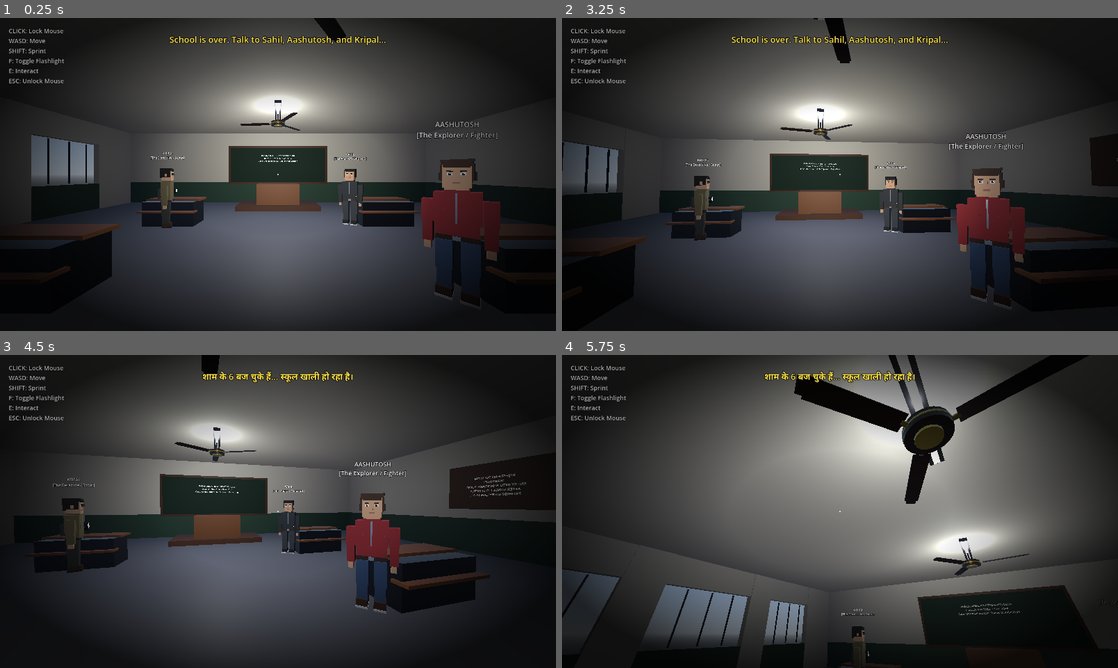
Above: before the commit, frames 1-4 (two rows, left to right).
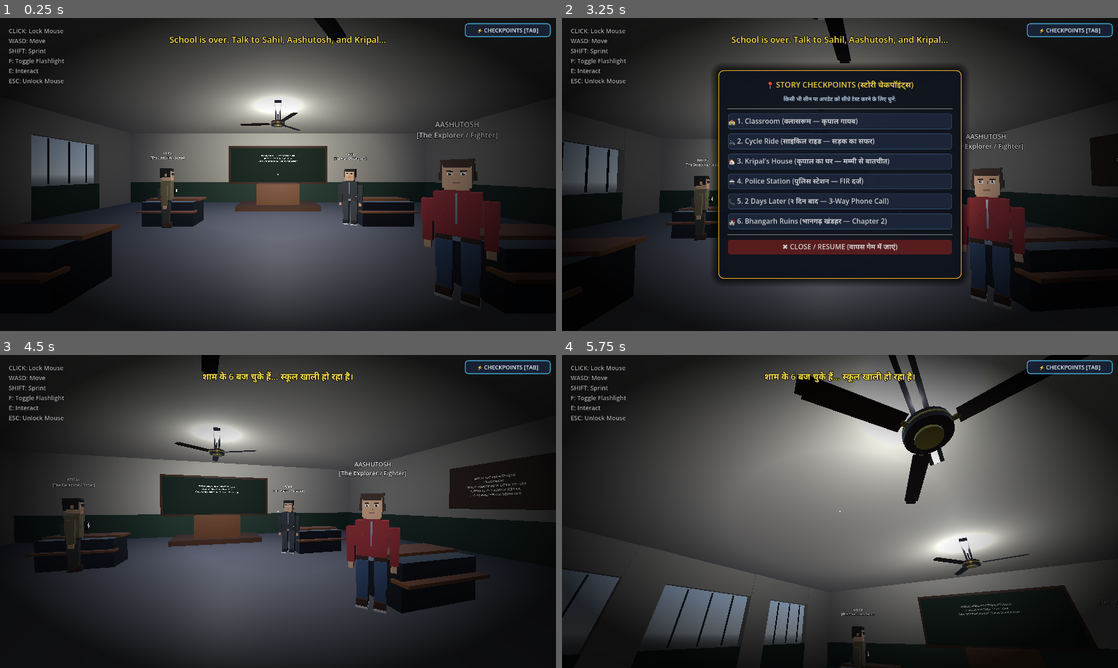
Above: after the commit, the same moments.

Repository: Sahil13092008/HorrorMission
Game: Godot game, scene res://scenes/classroom.tscn
Same seed, same stepped clock (60 frames per second), same inputs: the game is played once before the commit and once after it. Sound files missing from this copy of the repository are replaced by a short silence.
Inputs (mouse positions are in pixels of both pictures, inside the frame that each line leads up to):
- Up to frame 1 (0.25 s): no input
- Up to frame 2 (3.25 s): click (1067, 30) at 0.5 s, where only the run after the commit has a clickable "⚡ CHECKPOINTS [TAB]"; tap Enter at 1.25 s; move the mouse to (867, 174) at 1.27 s; hold Up (ui_up) from 1.28 s (still down); tap Tab at 1.35, 3.05 s; click (867, 174) at 1.42 s; tap Space at 1.52, 2.27 s; tap F at 1.55, 2.1 s; move the mouse to (812, 174) at 2.02 s; click (812, 174) at 2.17 s; tap E at 2.3, 2.85 s; move the mouse to (851, 168) at 2.77 s; click (851, 168) at 2.92 s
- Up to frame 3 (4.5 s): keep holding Up (ui_up); move the mouse to (272, 517) at 3.52 s; tap Tab at 3.6 s; click (272, 517) at 3.67 s; tap Space at 3.77 s; tap F at 3.8 s; move the mouse to (316, 514) at 4.27 s; tap Enter at 4.35 s; click (316, 514) at 4.42 s
- Up to frame 4 (5.75 s): tap Space at 4.52 s; tap E at 4.55 s; tap Escape at 4.9 s; release Up (ui_up) at 5 s; drag from (673, 464) to (756, 433) at 5.02 s

The runs differ from the first frame. In frame 1, 0.7% of the frame differs, in the area x 83-100%, y 1-7%; in frame 2, 29%, in the area x 26-100%, y 1-86%; in frame 3, 0.7%; in frame 4, 0.7%.

Commit message:
Implement global Story Checkpoints & Skip system (TAB menu), fix 2 Days Later transition with direct button & packed scene fallback, and add safe runtime audio loading

Diff:
--- a/project.godot
+++ b/project.godot
@@ -7,6 +7,10 @@
 ;   param=value ; assign values to parameters
 
 config_version=5
+
+[autoload]
+
+CheckpointManager="*res://scripts/checkpoint_manager.gd"
 
 [animation]
 
--- a/scenes/phone_call_convo.tscn
+++ b/scenes/phone_call_convo.tscn
@@ -1,15 +1,7 @@
 [gd_scene format=3 uid="uid://phone_convo_2days_later_01"]
 
 [ext_resource type="Script" path="res://scripts/phone_call_convo.gd" id="1_script"]
-[ext_resource type="AudioStream" path="res://audio/phone_ring.wav" id="2_ring"]
-[ext_resource type="AudioStream" path="res://audio/phone_pickup.wav" id="3_pickup"]
-[ext_resource type="AudioStream" path="res://audio/rain_night_ambient.wav" id="4_rain"]
-[ext_resource type="AudioStream" path="res://audio/call_aashu_1.mp3" id="5_aashu1"]
-[ext_resource type="AudioStream" path="res://audio/call_player_1.mp3" id="6_player1"]
-[ext_resource type="AudioStream" path="res://audio/call_sahil_1.mp3" id="7_sahil1"]
-[ext_resource type="AudioStream" path="res://audio/call_player_2.mp3" id="8_player2"]
-[ext_resource type="AudioStream" path="res://audio/call_sahil_2.mp3" id="9_sahil2"]
-[ext_resource type="AudioStream" path="res://audio/call_aashu_2.mp3" id="10_aashu2"]
+[ext_resource type="AudioStream" path="res://audio/ambience.wav" id="2_ambience"]
 
 [sub_resource type="StandardMaterial3D" id="Mat_Floor"]
 albedo_color = Color(0.32, 0.34, 0.36, 1)
@@ -362,7 +354,7 @@
 volume_db = 1.0
 
 [node name="RainAudio" type="AudioStreamPlayer" parent="Audio"]
-stream = ExtResource("4_rain")
+stream = ExtResource("2_ambience")
 volume_db = -12.0
 autoplay = true
 
@@ -1622,6 +1614,12 @@
 theme_override_colors/font_color = Color(1.0, 0.85, 0.35, 1)
 theme_override_font_sizes/font_size = 15
 text = "🧢 SAHIL [ONLINE]"
+
+[node name="SkipCallBtn" type="Button" parent="PhoneUI/TopCallBar/Margin/HBox"]
+layout_mode = 2
+theme_override_colors/font_color = Color(1.0, 0.85, 0.4, 1)
+theme_override_font_sizes/font_size = 13
+text = "⏭️ SKIP CALL [S]"
 
 [node name="SubtitlePanel" type="PanelContainer" parent="PhoneUI"]
 anchors_preset = 12
--- a/scenes/police_station.tscn
+++ b/scenes/police_station.tscn
@@ -1645,6 +1645,19 @@
 offset_bottom = 58.0
 grow_horizontal = 0
 text = "👁️ [V] VIEW: 1ST PERSON"
+
+[node name="SkipToCallBtn" type="Button" parent="PoliceUI/HUD"]
+layout_mode = 1
+anchors_preset = 1
+anchor_left = 1.0
+anchor_right = 1.0
+offset_left = -220.0
+offset_top = 66.0
+offset_right = -20.0
+offset_bottom = 102.0
+grow_horizontal = 0
+theme_override_colors/font_color = Color(1.0, 0.85, 0.35, 1)
+text = "⏩ SKIP TO PHONE CALL"
 
 [node name="DialogueBox" type="PanelContainer" parent="PoliceUI"]
 layout_mode = 1
@@ -1868,7 +1881,7 @@
 anchor_bottom = 1.0
 grow_horizontal = 2
 grow_vertical = 2
-mouse_filter = 2
+mouse_filter = 0
 color = Color(0, 0, 0, 1)
 
 [node name="VBox" type="VBoxContainer" parent="PoliceUI/TwoDaysLaterScreen"]
@@ -1919,6 +1932,13 @@
 text = "[CLICK OR SPACE TO CONTINUE ➔]"
 horizontal_alignment = 1
 
+[node name="StartCallBtn" type="Button" parent="PoliceUI/TwoDaysLaterScreen/VBox"]
+layout_mode = 2
+custom_minimum_size = Vector2(340, 50)
+theme_override_colors/font_color = Color(1.0, 0.9, 0.35, 1)
+theme_override_font_sizes/font_size = 17
+text = "📞 START 3-WAY PHONE CALL (बातचीत शुरू करें) ➔"
+
 [node name="ChapterEndCard" type="PanelContainer" parent="PoliceUI"]
 layout_mode = 1
 anchors_preset = 8
--- /dev/null
+++ b/scripts/checkpoint_manager.gd
@@ -0,0 +1,258 @@
+extends CanvasLayer
+
+# ==============================================================
+# CHECKPOINT_MANAGER.GD
+# Global Autoload Singleton for Instant Checkpoints & Scene Skips
+# Allows the player to jump to any part of the story instantly,
+# skip scenes, or recover if ever stuck.
+# ==============================================================
+
+var checkpoint_ui: Control
+var menu_panel: PanelContainer
+var toggle_btn: Button
+var is_menu_open: bool = false
+var prev_mouse_mode: Input.MouseMode = Input.MOUSE_MODE_VISIBLE
+
+# List of story checkpoints
+const CHECKPOINTS = [
+	{
+		"id": "classroom",
+		"title": "🏫 1. Classroom (क्लासरूम — कृपाल गायब)",
+		"scene": "res://scenes/classroom.tscn",
+		"desc": "School classroom, realization Kripal is missing, cycle rush."
+	},
+	{
+		"id": "cycle_ride",
+		"title": "🚲 2. Cycle Ride (साइकिल राइड — सड़क का सफर)",
+		"scene": "res://scenes/cycle_ride.tscn",
+		"desc": "Bicycle ride with friends towards Kripal's house."
+	},
+	{
+		"id": "kripal_house",
+		"title": "🏠 3. Kripal's House (कृपाल का घर — मम्मी से बातचीत)",
+		"scene": "res://scenes/street_to_kripal.tscn",
+		"desc": "Street outside Kripal's house, talking to Kripal's worried mother."
+	},
+	{
+		"id": "police_station",
+		"title": "🚔 4. Police Station (पुलिस स्टेशन — FIR दर्ज)",
+		"scene": "res://scenes/police_station.tscn",
+		"desc": "Pansemal Police Station, Inspector Sharma, official missing report."
+	},
+	{
+		"id": "phone_call",
+		"title": "📞 5. 2 Days Later (२ दिन बाद — 3-Way Phone Call)",
+		"scene": "res://scenes/phone_call_convo.tscn",
+		"desc": "3 friends in their bedrooms on group phone call, Bhangarh decision."
+	},
+	{
+		"id": "bhangarh_ruins",
+		"title": "🏰 6. Bhangarh Ruins (भानगढ़ खंडहर — Chapter 2)",
+		"scene": "res://scenes/bhangarh_ruins.tscn",
+		"desc": "Expedition starts at Bhangarh Fort ruins at midnight."
+	}
+]
+
+func _ready() -> void:
+	layer = 120 # Above all other HUDs
+	process_mode = Node.PROCESS_MODE_ALWAYS # Runs even when paused
+
+	build_ui()
+
+func build_ui() -> void:
+	checkpoint_ui = Control.new()
+	checkpoint_ui.name = "CheckpointRoot"
+	checkpoint_ui.anchors_preset = Control.PRESET_FULL_RECT
+	checkpoint_ui.anchor_right = 1.0
+	checkpoint_ui.anchor_bottom = 1.0
+	checkpoint_ui.mouse_filter = Control.MOUSE_FILTER_IGNORE
+	add_child(checkpoint_ui)
+
+	# Top-Right Floating Fast-Travel Button
+	toggle_btn = Button.new()
+	toggle_btn.text = "⚡ CHECKPOINTS [TAB]"
+	toggle_btn.tooltip_text = "Press [TAB] or click to jump to any chapter/checkpoint"
+	toggle_btn.anchors_preset = Control.PRESET_TOP_RIGHT
+	toggle_btn.anchor_left = 1.0
+	toggle_btn.anchor_right = 1.0
+	toggle_btn.offset_left = -210
+	toggle_btn.offset_top = 12
+	toggle_btn.offset_right = -12
+	toggle_btn.offset_bottom = 44
+	toggle_btn.focus_mode = Control.FOCUS_NONE
+
+	# Style for Toggle Button
+	var btn_style = StyleBoxFlat.new()
+	btn_style.bg_color = Color(0.1, 0.14, 0.22, 0.88)
+	btn_style.border_width_left = 2
+	btn_style.border_width_top = 2
+	btn_style.border_width_right = 2
+	btn_style.border_width_bottom = 2
+	btn_style.border_color = Color(0.3, 0.8, 1.0, 0.8)
+	btn_style.corner_radius_top_left = 8
+	btn_style.corner_radius_top_right = 8
+	btn_style.corner_radius_bottom_right = 8
+	btn_style.corner_radius_bottom_left = 8
+	toggle_btn.add_theme_stylebox_override("normal", btn_style)
+
+	var btn_hover = btn_style.duplicate()
+	btn_hover.bg_color = Color(0.2, 0.35, 0.55, 0.95)
+	btn_hover.border_color = Color(0.5, 1.0, 0.5, 1.0)
+	toggle_btn.add_theme_stylebox_override("hover", btn_hover)
+
+	toggle_btn.add_theme_color_override("font_color", Color(0.9, 0.95, 1.0))
+	toggle_btn.add_theme_font_size_override("font_size", 13)
+	toggle_btn.pressed.connect(toggle_menu)
+	checkpoint_ui.add_child(toggle_btn)
+
+	# Modal Checkpoint Dialog
+	menu_panel = PanelContainer.new()
+	menu_panel.anchors_preset = Control.PRESET_CENTER
+	menu_panel.anchor_left = 0.5
+	menu_panel.anchor_top = 0.5
+	menu_panel.anchor_right = 0.5
+	menu_panel.anchor_bottom = 0.5
+	menu_panel.offset_left = -280
+	menu_panel.offset_top = -240
+	menu_panel.offset_right = 280
+	menu_panel.offset_bottom = 240
+	menu_panel.visible = false
+
+	var panel_style = StyleBoxFlat.new()
+	panel_style.bg_color = Color(0.06, 0.08, 0.12, 0.96)
+	panel_style.border_width_left = 2
+	panel_style.border_width_top = 2
+	panel_style.border_width_right = 2
+	panel_style.border_width_bottom = 2
+	panel_style.border_color = Color(1.0, 0.75, 0.2, 0.9)
+	panel_style.corner_radius_top_left = 12
+	panel_style.corner_radius_top_right = 12
+	panel_style.corner_radius_bottom_right = 12
+	panel_style.corner_radius_bottom_left = 12
+	panel_style.shadow_size = 20
+	panel_style.shadow_color = Color(0, 0, 0, 0.8)
+	menu_panel.add_theme_stylebox_override("panel", panel_style)
+
+	var margin = MarginContainer.new()
+	margin.add_theme_constant_override("margin_left", 20)
+	margin.add_theme_constant_override("margin_top", 18)
+	margin.add_theme_constant_override("margin_right", 20)
+	margin.add_theme_constant_override("margin_bottom", 18)
+	menu_panel.add_child(margin)
+
+	var vbox = VBoxContainer.new()
+	vbox.add_theme_constant_override("separation", 10)
+	margin.add_child(vbox)
+
+	var title = Label.new()
+	title.text = "📍 STORY CHECKPOINTS (स्टोरी चेकपॉइंट्स)"
+	title.horizontal_alignment = HORIZONTAL_ALIGNMENT_CENTER
+	title.add_theme_color_override("font_color", Color(1.0, 0.85, 0.3))
+	title.add_theme_font_size_override("font_size", 18)
+	vbox.add_child(title)
+
+	var hint = Label.new()
+	hint.text = "किसी भी सीन या अपडेट को सीधे टेस्ट करने के लिए चुनें:"
+	hint.horizontal_alignment = HORIZONTAL_ALIGNMENT_CENTER
+	hint.add_theme_color_override("font_color", Color(0.75, 0.85, 0.95))
+	hint.add_theme_font_size_override("font_size", 12)
+	vbox.add_child(hint)
+
+	var sep = HSeparator.new()
+	vbox.add_child(sep)
+
+	# Buttons for each checkpoint
+	for cp in CHECKPOINTS:
+		var cp_btn = Button.new()
+		cp_btn.text = cp["title"]
+		cp_btn.tooltip_text = cp["desc"]
+		cp_btn.alignment = HORIZONTAL_ALIGNMENT_LEFT
+		cp_btn.custom_minimum_size = Vector2(0, 36)
+		cp_btn.focus_mode = Control.FOCUS_NONE
+
+		var bstyle = StyleBoxFlat.new()
+		bstyle.bg_color = Color(0.12, 0.16, 0.24, 0.9)
+		bstyle.border_width_left = 1
+		bstyle.border_width_top = 1
+		bstyle.border_width_right = 1
+		bstyle.border_width_bottom = 1
+		bstyle.border_color = Color(0.3, 0.5, 0.7, 0.6)
+		bstyle.corner_radius_top_left = 6
+		bstyle.corner_radius_top_right = 6
+		bstyle.corner_radius_bottom_right = 6
+		bstyle.corner_radius_bottom_left = 6
+		cp_btn.add_theme_stylebox_override("normal", bstyle)
+
+		var bhover = bstyle.duplicate()
+		bhover.bg_color = Color(0.2, 0.45, 0.7, 1.0)
+		bhover.border_color = Color(0.4, 0.9, 1.0, 1.0)
+		cp_btn.add_theme_stylebox_override("hover", bhover)
+
+		var scene_path = cp["scene"]
+		cp_btn.pressed.connect(func(): jump_to_scene(scene_path))
+		vbox.add_child(cp_btn)
+
+	var sep2 = HSeparator.new()
+	vbox.add_child(sep2)
+
+	var close_btn = Button.new()
+	close_btn.text = "✖ CLOSE / RESUME (वापस गेम में जाएं)"
+	close_btn.custom_minimum_size = Vector2(0, 34)
+	close_btn.focus_mode = Control.FOCUS_NONE
+
+	var cstyle = StyleBoxFlat.new()
+	cstyle.bg_color = Color(0.4, 0.12, 0.12, 0.9)
+	cstyle.corner_radius_top_left = 6
+	cstyle.corner_radius_top_right = 6
+	cstyle.corner_radius_bottom_right = 6
+	cstyle.corner_radius_bottom_left = 6
+	close_btn.add_theme_stylebox_override("normal", cstyle)
+	close_btn.pressed.connect(close_menu)
+	vbox.add_child(close_btn)
+
+	checkpoint_ui.add_child(menu_panel)
+
+func _unhandled_input(event: InputEvent) -> void:
+	if event is InputEventKey and event.pressed and not event.echo:
+		if event.keycode == KEY_TAB or event.keycode == KEY_F1:
+			toggle_menu()
+		elif event.keycode == KEY_ESCAPE and is_menu_open:
+			close_menu()
+
+func toggle_menu() -> void:
+	if is_menu_open:
+		close_menu()
+	else:
+		open_menu()
+
+func open_menu() -> void:
+	is_menu_open = true
+	prev_mouse_mode = Input.mouse_mode
+	Input.mouse_mode = Input.MOUSE_MODE_VISIBLE
+	menu_panel.visible = true
+	menu_panel.modulate.a = 0.0
+	var tw = create_tween()
+	tw.tween_property(menu_panel, "modulate:a", 1.0, 0.2)
+
+func close_menu() -> void:
+	is_menu_open = false
+	menu_panel.visible = false
+	if prev_mouse_mode == Input.MOUSE_MODE_CAPTURED:
+		Input.mouse_mode = Input.MOUSE_MODE_CAPTURED
+
+func jump_to_scene(scene_path: String) -> void:
+	close_menu()
+	Input.mouse_mode = Input.MOUSE_MODE_VISIBLE
+
+	# Verify target exists
+	if not ResourceLoader.exists(scene_path):
+		print("ERROR: Scene does not exist: ", scene_path)
+		return
+
+	print("Fast-traveling to checkpoint scene: ", scene_path)
+	var err = get_tree().change_scene_to_file(scene_path)
+	if err != OK:
+		print("change_scene_to_file failed with error %d, trying packed scene..." % err)
+		var ps = ResourceLoader.load(scene_path) as PackedScene
+		if ps:
+			get_tree().change_scene_to_packed(ps)
--- a/scripts/phone_call_convo.gd
+++ b/scripts/phone_call_convo.gd
@@ -35,17 +35,38 @@
 
 @onready var expedition_card: PanelContainer = $PhoneUI/ExpeditionCard
 @onready var proceed_btn: Button = $PhoneUI/ExpeditionCard/Margin/VBox/ProceedBtn
-
-# Preloaded Audio
-var sfx_ring = preload("res://audio/phone_ring.wav")
-var sfx_pickup = preload("res://audio/phone_pickup.wav")
-
-var stream_aashu_1 = preload("res://audio/call_aashu_1.mp3")
-var stream_player_1 = preload("res://audio/call_player_1.mp3")
-var stream_sahil_1 = preload("res://audio/call_sahil_1.mp3")
-var stream_player_2 = preload("res://audio/call_player_2.mp3")
-var stream_sahil_2 = preload("res://audio/call_sahil_2.mp3")
-var stream_aashu_2 = preload("res://audio/call_aashu_2.mp3")
+@onready var skip_call_btn: Button = $PhoneUI/TopCallBar/Margin/HBox/SkipCallBtn
+
+# Safe audio streams loaded at runtime without blocking parse
+var sfx_ring: AudioStream
+var sfx_pickup: AudioStream
+
+var stream_aashu_1: AudioStream
+var stream_player_1: AudioStream
+var stream_sahil_1: AudioStream
+var stream_player_2: AudioStream
+var stream_sahil_2: AudioStream
+var stream_aashu_2: AudioStream
+
+func load_stream_safe(path: String) -> AudioStream:
+	if ResourceLoader.exists(path):
+		var res = load(path)
+		if res is AudioStream:
+			return res
+	if FileAccess.file_exists(path):
+		var f = FileAccess.open(path, FileAccess.READ)
+		if f:
+			var bytes = f.get_buffer(f.get_length())
+			if path.ends_with(".mp3"):
+				var mp3 = AudioStreamMP3.new()
+				mp3.data = bytes
+				return mp3
+			elif path.ends_with(".wav"):
+				var wav = AudioStreamWAV.new()
+				wav.data = bytes
+				wav.format = AudioStreamWAV.FORMAT_16_BITS
+				return wav
+	return null
 
 # Dialogues Array matching user story exactly
 var dialogues = [
@@ -100,6 +121,16 @@
 
 func _ready() -> void:
 	Input.mouse_mode = Input.MOUSE_MODE_VISIBLE
+
+	sfx_ring = load_stream_safe("res://audio/phone_ring.wav")
+	sfx_pickup = load_stream_safe("res://audio/phone_pickup.wav")
+
+	stream_aashu_1 = load_stream_safe("res://audio/call_aashu_1.mp3")
+	stream_player_1 = load_stream_safe("res://audio/call_player_1.mp3")
+	stream_sahil_1 = load_stream_safe("res://audio/call_sahil_1.mp3")
+	stream_player_2 = load_stream_safe("res://audio/call_player_2.mp3")
+	stream_sahil_2 = load_stream_safe("res://audio/call_sahil_2.mp3")
+	stream_aashu_2 = load_stream_safe("res://audio/call_aashu_2.mp3")
 
 	dialogues[0]["audio"] = stream_aashu_1
 	dialogues[1]["audio"] = stream_player_1
@@ -110,6 +141,8 @@
 
 	if proceed_btn:
 		proceed_btn.pressed.connect(_on_proceed_chapter2_pressed)
+	if skip_call_btn:
+		skip_call_btn.pressed.connect(end_phone_call)
 
 	if subtitle_panel:
 		subtitle_panel.visible = false
@@ -128,6 +161,11 @@
 			call_status.text = "🟢 LIVE 3-WAY CONFERENCE CALL [%02d:%02d] — [2 DAYS LATER]" % [minutes, seconds]
 
 func _unhandled_input(event: InputEvent) -> void:
+	if event is InputEventKey and event.pressed and not event.echo:
+		if event.keycode == KEY_S:
+			end_phone_call()
+			return
+
 	if not can_advance: return
 
 	if (event is InputEventKey and event.pressed and not event.echo and (event.keycode == KEY_SPACE or event.keycode == KEY_ENTER or event.keycode == KEY_E)) or \
--- a/scripts/police_station.gd
+++ b/scripts/police_station.gd
@@ -46,6 +46,8 @@
 @onready var start_chapter2_btn: Button = $PoliceUI/ChapterEndCard/Margin/VBox/BtnBox/StartCh2Btn
 @onready var replay_station_btn: Button = $PoliceUI/ChapterEndCard/Margin/VBox/BtnBox/ReplayBtn
 @onready var view_toggle_btn: Button = $PoliceUI/HUD/ViewToggleBtn
+@onready var skip_to_call_btn: Button = $PoliceUI/HUD/SkipToCallBtn
+@onready var start_call_btn: Button = $PoliceUI/TwoDaysLaterScreen/VBox/StartCallBtn
 
 # Camera & Settings
 var is_first_person: bool = false
@@ -139,6 +141,10 @@
 		replay_station_btn.pressed.connect(_on_replay_station_pressed)
 	if view_toggle_btn:
 		view_toggle_btn.pressed.connect(toggle_camera_mode)
+	if skip_to_call_btn:
+		skip_to_call_btn.pressed.connect(trigger_2_days_later_sequence)
+	if start_call_btn:
+		start_call_btn.pressed.connect(_transition_to_phone_call)
 
 	# UI Initial states
 	if dialogue_box: dialogue_box.visible = false
@@ -427,11 +433,22 @@
 		_transition_to_phone_call()
 
 func _transition_to_phone_call() -> void:
-	if not in_two_days_later_screen: return
 	in_two_days_later_screen = false
+	Input.mouse_mode = Input.MOUSE_MODE_VISIBLE
+
+	if start_call_btn:
+		start_call_btn.disabled = true
+		start_call_btn.text = "➔ LOADING 3-WAY PHONE CALL..."
+
 	var err = get_tree().change_scene_to_file("res://scenes/phone_call_convo.tscn")
 	if err != OK:
-		print("ERROR: Failed to load res://scenes/phone_call_convo.tscn. Error code: ", err)
+		print("change_scene_to_file failed with error %d, trying PackedScene..." % err)
+		var ps = ResourceLoader.load("res://scenes/phone_call_convo.tscn") as PackedScene
+		if ps:
+			get_tree().change_scene_to_packed(ps)
+		else:
+			print("Critical: Could not load phone_call_convo.tscn, falling back to bhangarh_ruins.tscn")
+			get_tree().change_scene_to_file("res://scenes/bhangarh_ruins.tscn")
 
 func _on_start_chapter2_pressed() -> void:
 	if start_chapter2_btn:
